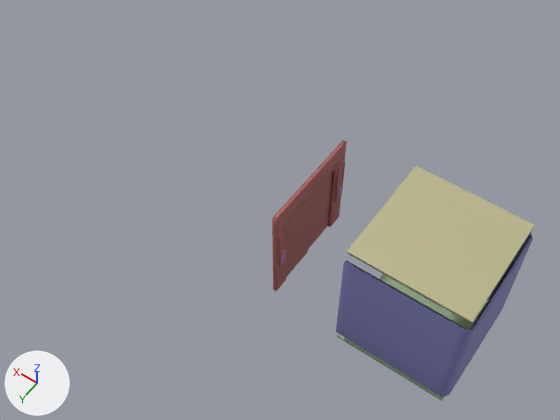
The FBX model OP_BenLabs/Assets/OccAssets/Visuals/Models/MOD_Elevator/MOD_ELEVATOR Elevator.fbx as it was, and as the next commit left it.
Both versions are drawn from a 50 mm camera at (-14.43, 15.69, 17.12) aimed at (-7.2, 5.57, 1.21). Arrows for +X, +Y and +Z are at lower left; the lights stay in place. The older version comes first. Where no turn or scale is listed for an object, it has been applied to the vertices.

Objects in the first picture: 'ElevatorCeiling', 'ElevatorDoorFrame', 'ElevatorFloor', 'ElevatorLeftdoor', 'ElevatorRightDoor', 'ElevatorWalls'.
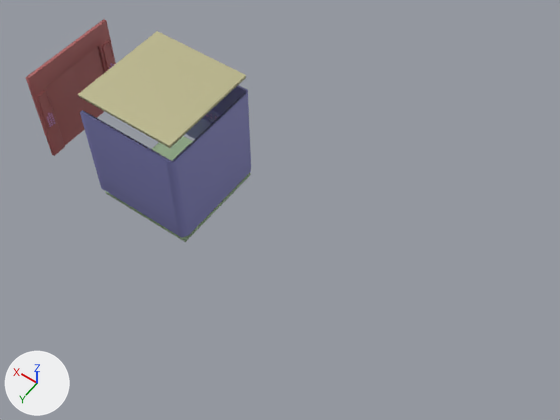
Where the change shows, as pixel boxes (x1, y1, x2, y2) in the pictures (560 x 420 px):
```json
{"object": "ElevatorCeiling", "change": "moved", "before": [347, 166, 534, 324], "after": [78, 31, 246, 148]}
{"object": "ElevatorWalls", "change": "moved", "before": [336, 232, 533, 397], "after": [80, 85, 251, 237]}
{"object": "ElevatorDoorFrame", "change": "moved", "before": [272, 140, 346, 291], "after": [26, 19, 116, 156]}
{"object": "ElevatorLeftdoor", "change": "moved", "before": [286, 198, 310, 277], "after": [46, 66, 85, 145]}
{"object": "ElevatorRightDoor", "change": "moved", "before": [308, 173, 332, 249], "after": [73, 47, 104, 118]}
{"object": "ElevatorFloor", "change": "moved", "before": [337, 274, 486, 401], "after": [105, 136, 250, 242]}
```

Scene script edits in JSON lines:
```json
{"block": "me_mesh_021", "where": "# used by ob_elevatordoorframe; location = (-8.0, 4.0, -0.05)"}
{"op": "remove", "block": "me_mesh_021", "code": "me_mesh_021.from_pydata(...)  # 354 vertices, 354 faces; spans x -0.16..0.0, y 0.0..3.0, z 0.0..3.05"}
{"op": "add", "block": "me_mesh_021", "code": "me_mesh_021.from_pydata(...)  # 354 vertices, 354 faces; spans x -0.06..0.1, y 0.0..3.0, z 0.0..3.05"}
{"block": "me_mesh_021", "change": "me_mesh_021 part 1: the whole mesh is moved by (0.1, 0.0, 0.0)"}
{"op": "set", "path": "ob_elevatorwalls.location", "old": "(-11.55, 5.52, 1.47)", "new": "(-3.55, 5.52, 1.47)"}
{"op": "set", "path": "ob_elevatorceiling.location", "old": "(-13.0, 7.0, 3.26)", "new": "(-5.0, 7.0, 3.46)"}
{"op": "set", "path": "ob_elevatordoorframe.location", "old": "(-8.0, 4.0, -0.05)", "new": "(0.0, 4.0, -0.05)"}
{"op": "set", "path": "ob_elevatorrightdoor.location", "old": "(-8.0, 4.45, -0.05)", "new": "(0.1, 4.45, -0.05)"}
{"op": "set", "path": "ob_elevatorleftdoor.location", "old": "(-8.0, 6.55, -0.05)", "new": "(0.1, 6.55, -0.05)"}
{"op": "set", "path": "ob_elevatorfloor.location", "old": "(-13.0, 7.0, -0.44)", "new": "(-5.0, 7.0, -0.38)"}
```
